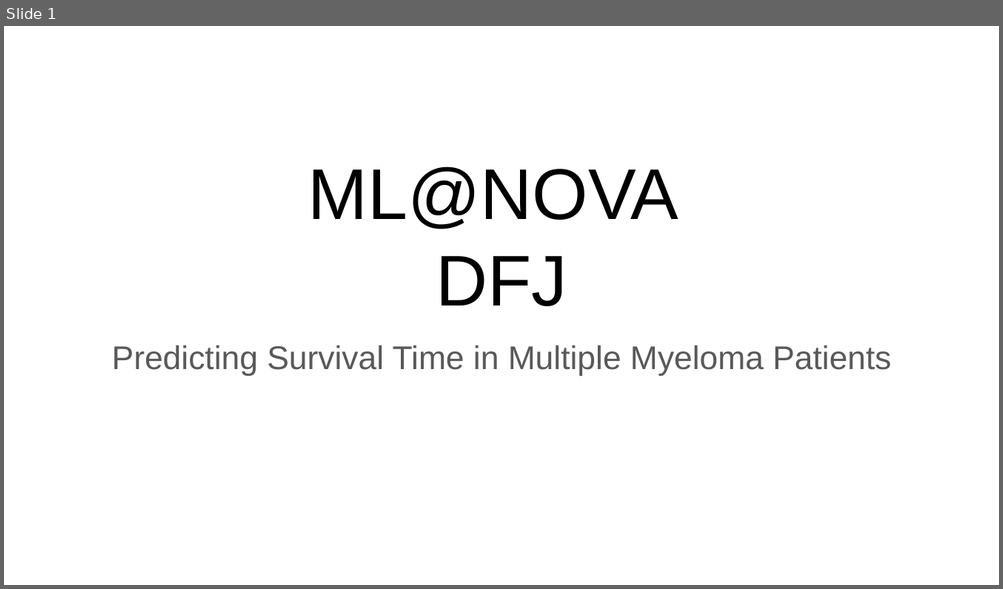
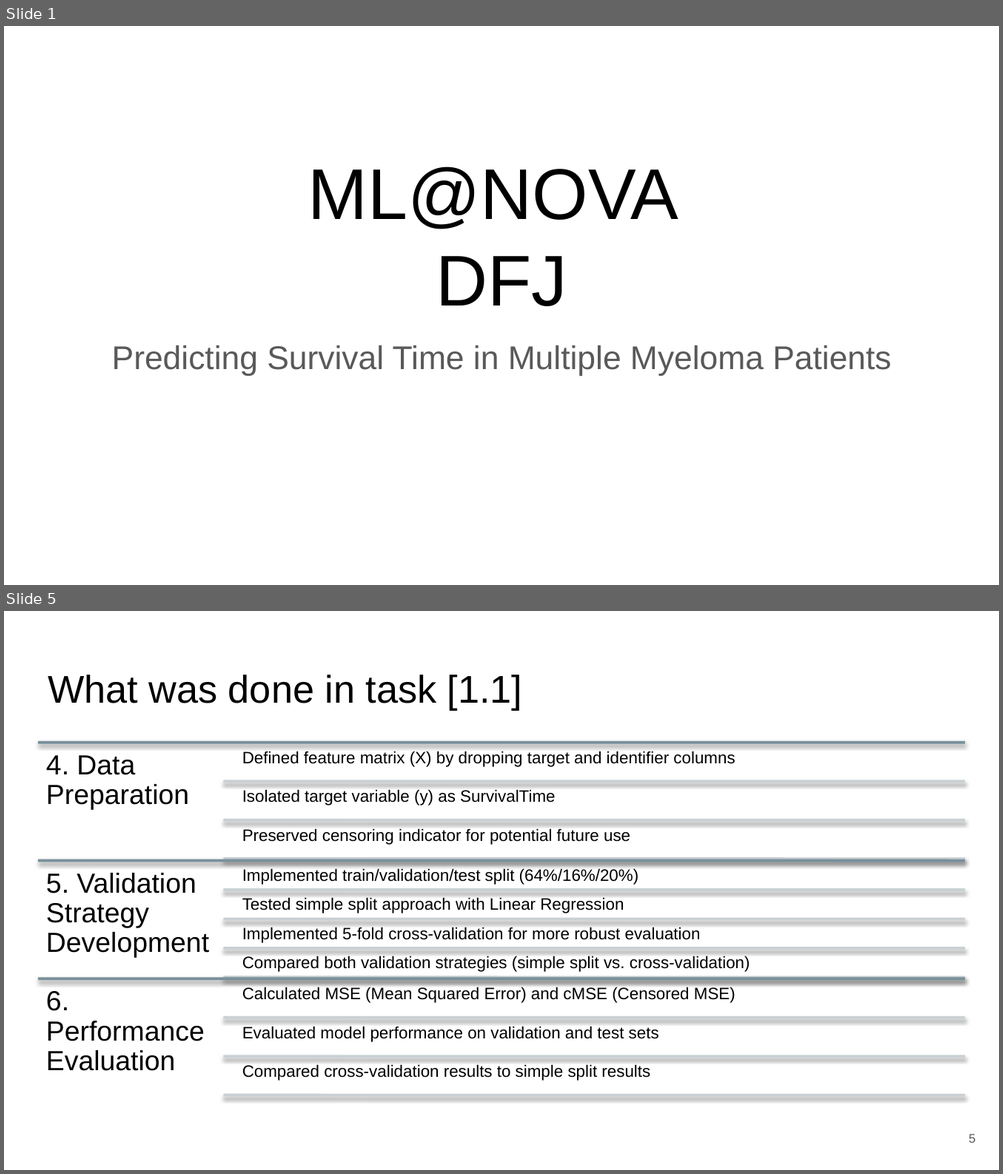
Before and after one commit to zepedrocosta/AA-Projeto2, a slide deck: Slides.pptx. Shown one above the other, each under a label of ours: slide 1 before the commit, slides 1 and 5 after it; the slides between them are not shown. The pictures are 1003x589 and 1003x1174 pixels, drawn with LibreOffice and Linux fonts; fonts in the diff are those of the drawing. Boxes give left, top, right and bottom in pixels: in the first picture for what was removed or moved away, otherwise in the second. Text is boxed around its words. In the diff, an @@ line names an element or a change of style, - is before the commit and + after.

Commit message:
Add detailed documentation til 2.2
Expanded notebook sections with step-by-step documentation for data preparation, baseline modeling, advanced regression methods, and evaluation. Added detailed bullet points describing missing value analysis, cleaning, feature exploration, validation strategies, model training, hyperparameter selection, performance metrics, and visualization. Improves clarity and reproducibility of the workflow.

```diff
--- a/Slides.pptx
+++ b/Slides.pptx
@@ slide 5 added at box(4, 611, 999, 1170), background #FFFFFF @@
@@ title added at box(48, 675, 523, 710), 28 pt, text #000000 @@
+What was done in task [1.1]
@@ group added at box(38, 742, 965, 1096): 13 lines, 13 texts @@
+4. Data Preparation
+Defined feature matrix (X) by dropping target and identifier columns
+Isolated target variable (y) as SurvivalTime
+Preserved censoring indicator for potential future use
+5. Validation Strategy Development
+Implemented train/validation/test split (64%/16%/20%)
+Tested simple split approach with Linear Regression
+Implemented 5-fold cross-validation for more robust evaluation
+Compared both validation strategies (simple split vs. cross-validation)
+6. Performance Evaluation
+Calculated MSE (Mean Squared Error) and cMSE (Censored MSE)
+Evaluated model performance on validation and test sets
+Compared cross-validation results to simple split results
@@ page number added at box(968, 1134, 975, 1143), 9 pt, text #595959 @@
+5
```
Also in this commit, not shown: 4 slides changed, 12 other slides added, 1 other file.
